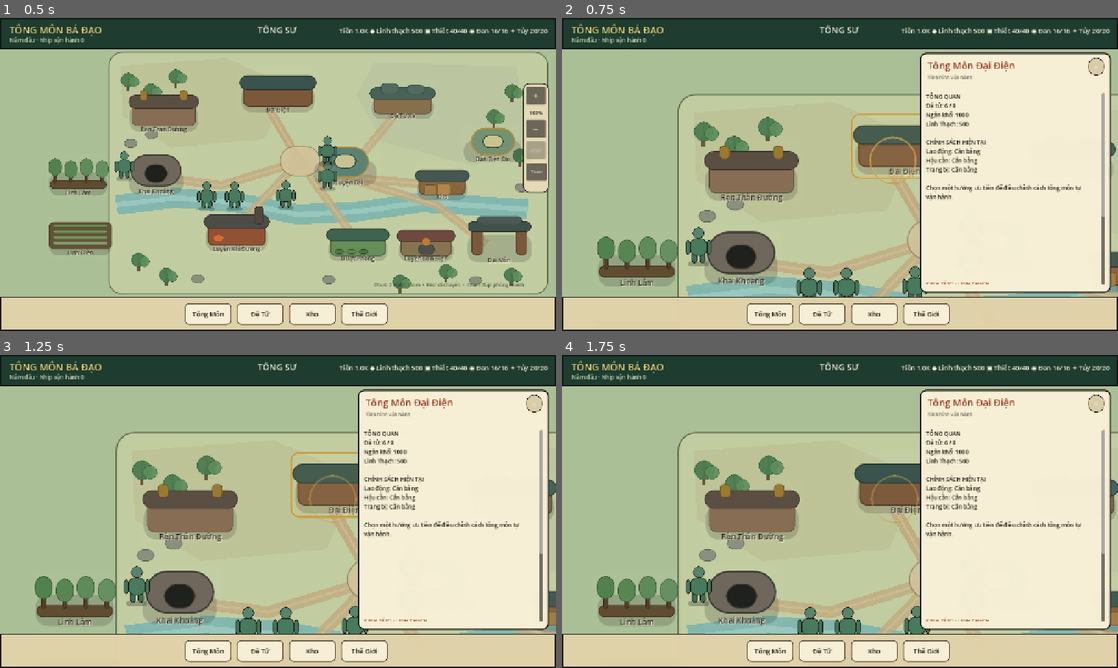
Above: before the commit, frames 1-4 (two rows, left to right).
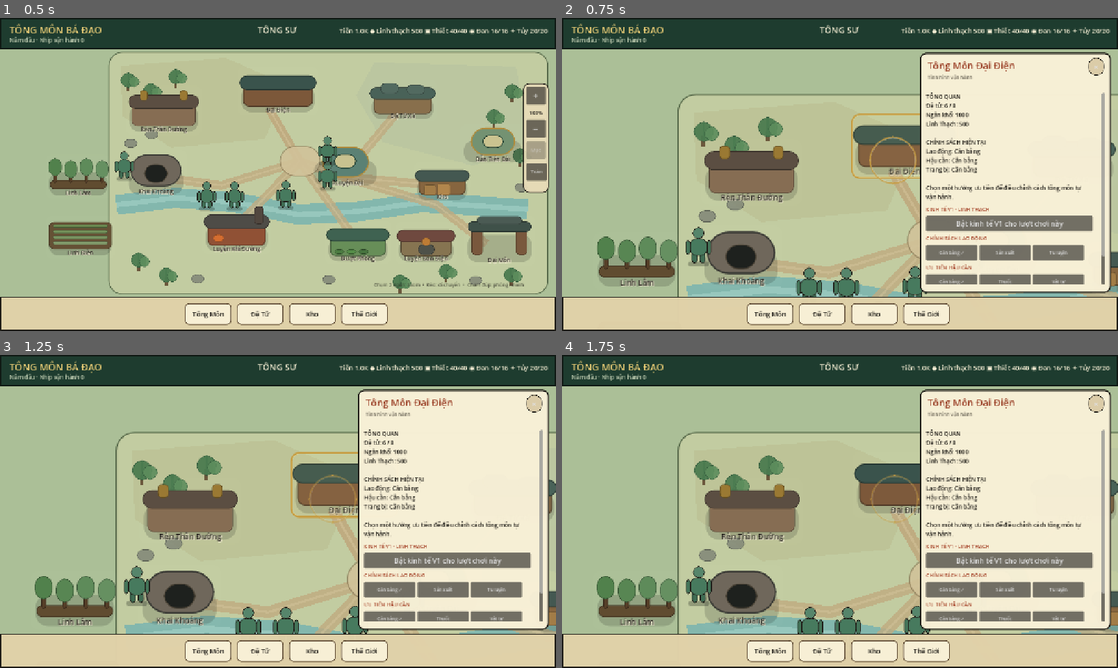
Above: after the commit, the same moments.

Repository: vuanhtuan161094-byte/TongMonBaDao
Game: Godot game, scene res://scenes/p3/p3_2_landscape_sect.tscn
Two runs of this game, one before a commit and one after it. Both use one fixed random seed, a clock stepped at 60 frames per second and the inputs below.
Inputs (mouse positions are in pixels of both pictures, inside the frame that each line leads up to):
- Up to frame 1 (0.5 s): no input
- Up to frame 2 (0.75 s): click (840, 89) at 0.5 s
- Up to frame 3 (1.25 s): no input
- Up to frame 4 (1.75 s): click (1073, 498) at 1.25 s

Frame 1 is identical in both runs. In frame 2, 4.4% of the frame differs, in the area x 65-98%, y 60-86%; in frame 3, 4.4%; in frame 4, 4.4%.

Commit message:
fix(ui): remove dynamic 420px spacer ahead of Mine controls

Diff:
--- a/godot/src/presentation/p3_2_landscape_sect.gd
+++ b/godot/src/presentation/p3_2_landscape_sect.gd
@@ -695,7 +695,7 @@
     elif selected_building == SectMapPresentation.DEST_SPIRIT_FIELD:
         building_operation_body.custom_minimum_size.y = 220
     else:
-        building_operation_body.custom_minimum_size.y = 420
+        building_operation_body.custom_minimum_size.y = 0
     _rebuild_building_management_controls()
 
 func _rebuild_building_management_controls() -> void:
